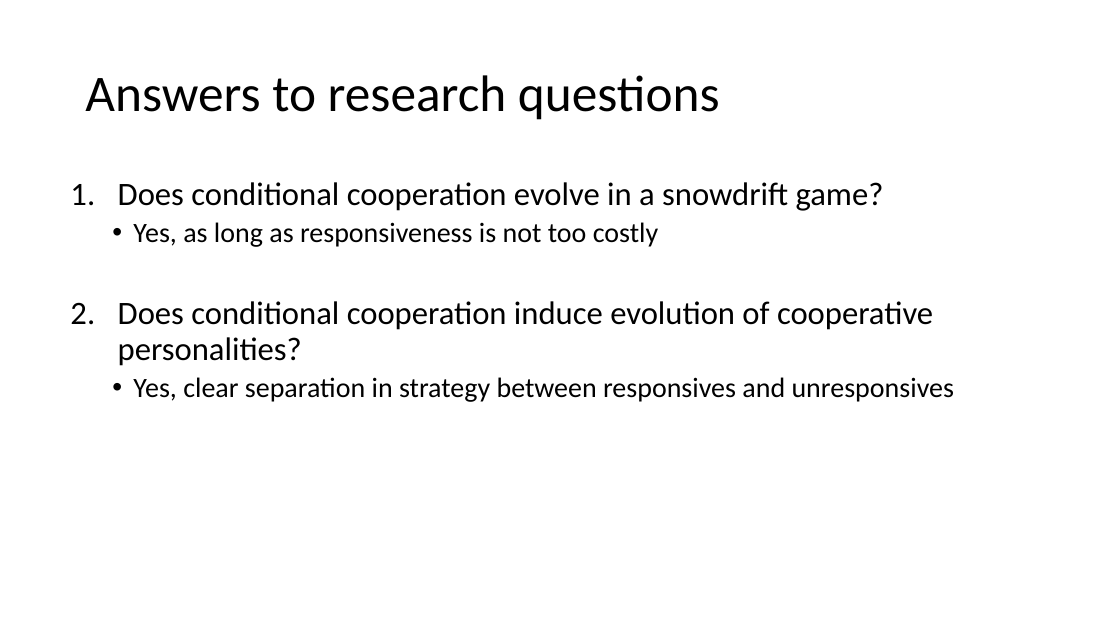
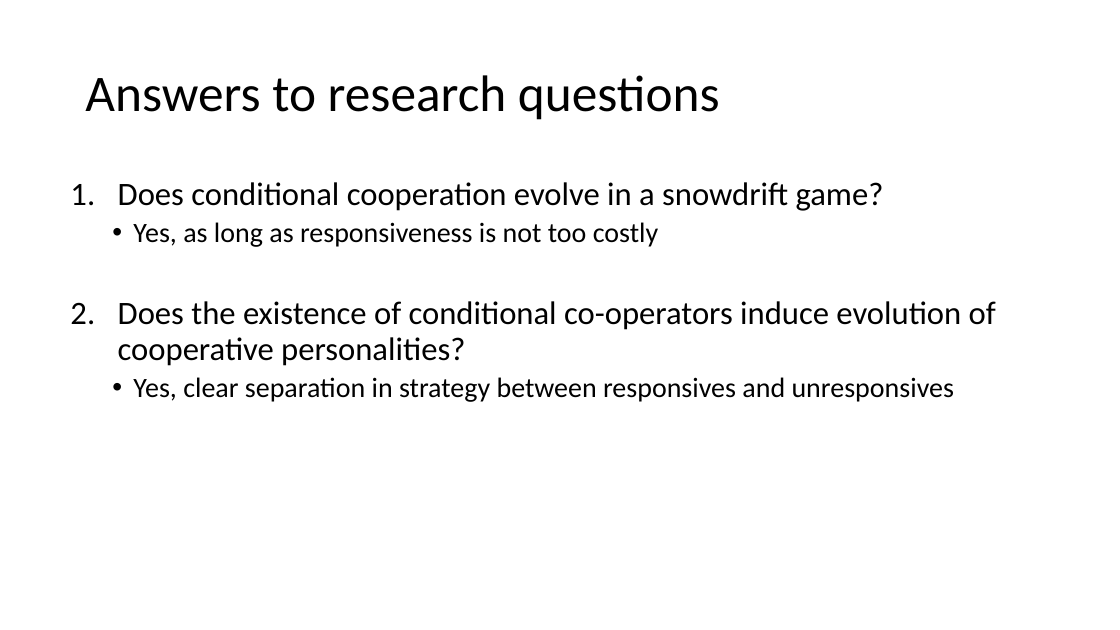
Before and after one commit to J-Damhuis/Cooperation, a slide deck: slide 15 of Presentations/Presentation_18-01-2019.pptx. Drawn at 1120x630 pixels with LibreOffice and Linux fonts; fonts in the diff are those of the drawing. Boxes give left, top, right and bottom in pixels: in the first picture for what was removed or moved away, otherwise in the second. Text is boxed around its words. In the diff, an @@ line names an element or a change of style, - is before the commit and + after.

```diff
--- a/Presentations/Presentation_18-01-2019.pptx
+++ b/Presentations/Presentation_18-01-2019.pptx
@@ text at [118, 301, 996, 366]: text changed @@
-2. Does conditional cooperation induce evolution of cooperative personalities?
+2. Does the existence of conditional co-operators induce evolution of cooperative personalities?
```
Also in this commit, not shown: 2 other slides changed, 1 other file.
